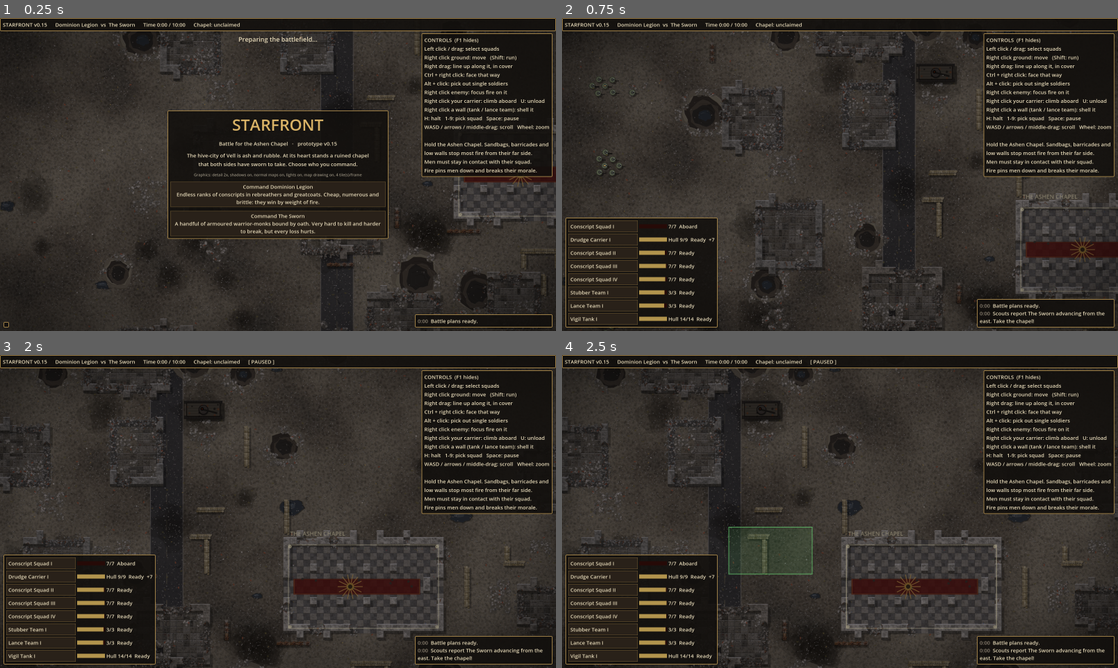
Above: before the commit, frames 1-4 (two rows, left to right).
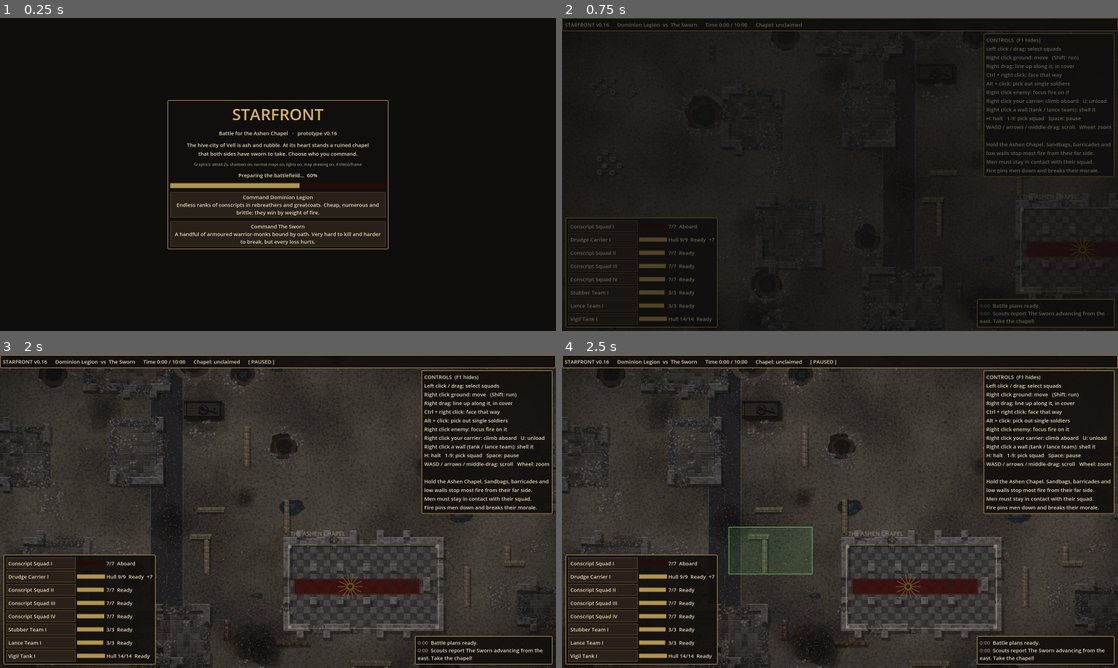
Above: after the commit, the same moments.

Repository: sirspoon/StarFront
Game: Godot game, scene res://scenes/main.tscn
The game is run twice, just before and just after one commit, with the same random seed, the same clock (stepped at 60 frames per second) and the same inputs.
Inputs (mouse positions are in pixels of both pictures, inside the frame that each line leads up to):
- Up to frame 1 (0.25 s): no input
- Up to frame 2 (0.75 s): click "Command Dominion Legion Endle…" at 0.5 s
- Up to frame 3 (2 s): tap Enter at 1.25 s; move the mouse to (400, 495) at 1.27 s; hold D from 1.28 s (still down); hold Shift from 1.28 s (still down); click (400, 495) at 1.42 s; tap Space at 1.52 s
- Up to frame 4 (2.5 s): release D at 2 s; release Shift at 2 s; drag from (728, 527) to (812, 574) at 2.02 s

The runs differ from the first frame. In frame 1, 62% of the frame differs, in the area x 0-100%, y 0-100%; in frame 2, 36%; in frame 3, less than 0.1%; in frame 4, less than 0.1%.

Commit message:
StarFront v0.16: loading bar, battlefield hidden until drawn
Co-Authored-By: Claude Opus 5.5 <noreply@anthropic.com>
Claude-Session: https://claude.ai/code/session_01Q9zFWq6qGPKtGhTxhDqH85

Diff:
--- a/project.godot
+++ b/project.godot
@@ -7,7 +7,7 @@
 
 config/name="StarFront"
 config/description="Real-time squad tactics in a ruined gothic future."
-config/version="0.15"
+config/version="0.16"
 run/main_scene="res://scenes/main.tscn"
 config/features=PackedStringArray("4.3", "GL Compatibility")
 config/icon="res://icon.svg"
--- a/scripts/game_data.gd
+++ b/scripts/game_data.gd
@@ -2,7 +2,7 @@
 extends RefCounted
 ## Factions, soldier types and weapons. Balance tuning lives here.
 
-const VERSION := "0.15"
+const VERSION := "0.16"
 
 ## range in pixels (16 px = 1 map cell); cooldown = seconds between bursts;
 ## acc = base hit chance; ap = how much infantry armour it ignores; supp = suppression per shot;
--- a/scripts/hud.gd
+++ b/scripts/hud.gd
@@ -24,6 +24,10 @@
 var touch_bar: HBoxContainer
 var touch_buttons := {}
 var loading_label: Label
+var backdrop: ColorRect      # hides the battlefield until it is fully drawn
+var load_bar: ProgressBar
+var load_text: Label
+var pending_faction := ""    # a side picked before loading finished
 
 
 func setup(m: Node) -> void:
@@ -111,6 +115,7 @@
 		help_panel.visible = false
 		_build_touch_bar()
 	loading_label = Label.new()
+	loading_label.visible = false  # replaced by the loading bar in the menu
 	loading_label.text = "Preparing the battlefield..."
 	loading_label.add_theme_font_size_override("font_size", 18)
 	loading_label.set_anchors_and_offsets_preset(Control.PRESET_CENTER_TOP)
@@ -261,6 +266,7 @@
 
 
 func _refresh() -> void:
+	_update_loading()
 	if loading_label.visible and (main.map_view.ready_drawn or not main.map_view.enabled):
 		loading_label.visible = false
 	var f0: Dictionary = GameData.FACTIONS[main.factions[0]]
@@ -323,6 +329,11 @@
 
 
 func show_menu() -> void:
+	backdrop = ColorRect.new()
+	backdrop.color = Color(0.06, 0.055, 0.05)
+	backdrop.set_anchors_and_offsets_preset(Control.PRESET_FULL_RECT)
+	backdrop.mouse_filter = Control.MOUSE_FILTER_STOP
+	root.add_child(backdrop)
 	menu_panel = _centre_panel()
 	var v := VBoxContainer.new()
 	v.add_theme_constant_override("separation", 12)
@@ -358,6 +369,15 @@
 	info.add_theme_color_override("font_color", Color(0.6, 0.57, 0.5))
 	info.horizontal_alignment = HORIZONTAL_ALIGNMENT_CENTER
 	v.add_child(info)
+	load_text = Label.new()
+	load_text.text = "Preparing the battlefield..."
+	load_text.horizontal_alignment = HORIZONTAL_ALIGNMENT_CENTER
+	v.add_child(load_text)
+	load_bar = ProgressBar.new()
+	load_bar.custom_minimum_size = Vector2(620, 14)
+	load_bar.show_percentage = false
+	load_bar.max_value = 1.0
+	v.add_child(load_bar)
 	for key in ["legion", "sworn"]:
 		var f: Dictionary = GameData.FACTIONS[key]
 		var b := Button.new()
@@ -365,10 +385,43 @@
 		b.autowrap_mode = TextServer.AUTOWRAP_WORD_SMART
 		b.custom_minimum_size = Vector2(620, 72)
 		b.focus_mode = Control.FOCUS_NONE
-		b.pressed.connect(func():
-			menu_panel.queue_free()
-			main.start_battle(key))
+		b.pressed.connect(func(): _choose(key))
 		v.add_child(b)
+
+
+func _map_ready() -> bool:
+	return main.map_view.ready_drawn or not main.map_view.enabled
+
+
+func _choose(key: String) -> void:
+	if _map_ready():
+		menu_panel.queue_free()
+		main.start_battle(key)
+	else:
+		pending_faction = key
+		load_text.text = "Starting as %s when the battlefield is ready..." % GameData.FACTIONS[key].name
+
+
+## Loading bar, revealing the battlefield, and starting a battle picked early.
+func _update_loading() -> void:
+	if backdrop == null or not is_instance_valid(backdrop):
+		return
+	var mv = main.map_view
+	if not _map_ready():
+		load_bar.value = float(mv.tiles_done) / maxf(mv.tiles_total, 1)
+		if pending_faction == "":
+			load_text.text = "Preparing the battlefield...  %d%%" % int(load_bar.value * 100)
+		return
+	var b := backdrop
+	backdrop = null
+	b.mouse_filter = Control.MOUSE_FILTER_IGNORE
+	create_tween().tween_property(b, "modulate:a", 0.0, 0.8).finished.connect(b.queue_free)
+	if is_instance_valid(load_bar):
+		load_bar.visible = false
+		load_text.visible = false
+	if pending_faction != "":
+		menu_panel.queue_free()
+		main.start_battle(pending_faction)
 
 
 func show_end(text: String) -> void:
--- a/scripts/map_view.gd
+++ b/scripts/map_view.gd
@@ -16,6 +16,8 @@
 var map: BattleMap
 var enabled := true
 var ready_drawn := false
+var tiles_total := 1  # for the loading bar
+var tiles_done := 0
 var sprites := {}  # Vector2i tile -> Sprite2D
 var occluders := {}  # row -> Array of LightOccluder2D: walls cast shadows from lights
 var dirty := {}
@@ -43,18 +45,21 @@
 	Settings.stage("making ground textures")
 	await _make_ground_textures()
 	var all: Array = []
+	tiles_done = 0
 	for cx in ceili(float(BattleMap.W) / CHUNK.x):
 		for cy in ceili(float(BattleMap.H) / CHUNK.y):
 			all.append(Vector2i(cx, cy))
 	if Settings.on("shadows", not Settings.is_phone()):
 		for y in BattleMap.H:
 			_build_occluders(y)
+	tiles_total = all.size()
 	SCALE = Settings.detail()
 	use_normals = Settings.on("normals", true)
 	BATCH = Settings.batch()
 	for i in range(0, all.size(), BATCH):
 		_where = "map tiles %d-%d of %d (%s)" % [i + 1, mini(i + BATCH, all.size()), all.size(), Settings.summary()]
 		await _bake(all.slice(i, i + BATCH))
+		tiles_done = mini(i + BATCH, all.size())
 		if BATCH == 1:
 			for f in 3:
 				await get_tree().process_frame  # let the phone's graphics catch up between tiles
Not shown, changed: CHANGELOG.md
